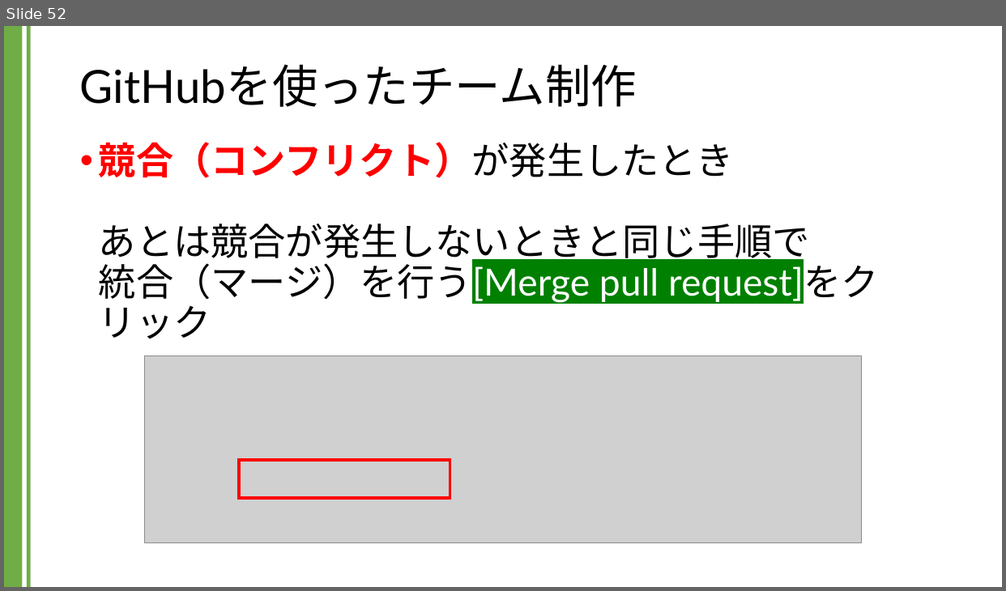
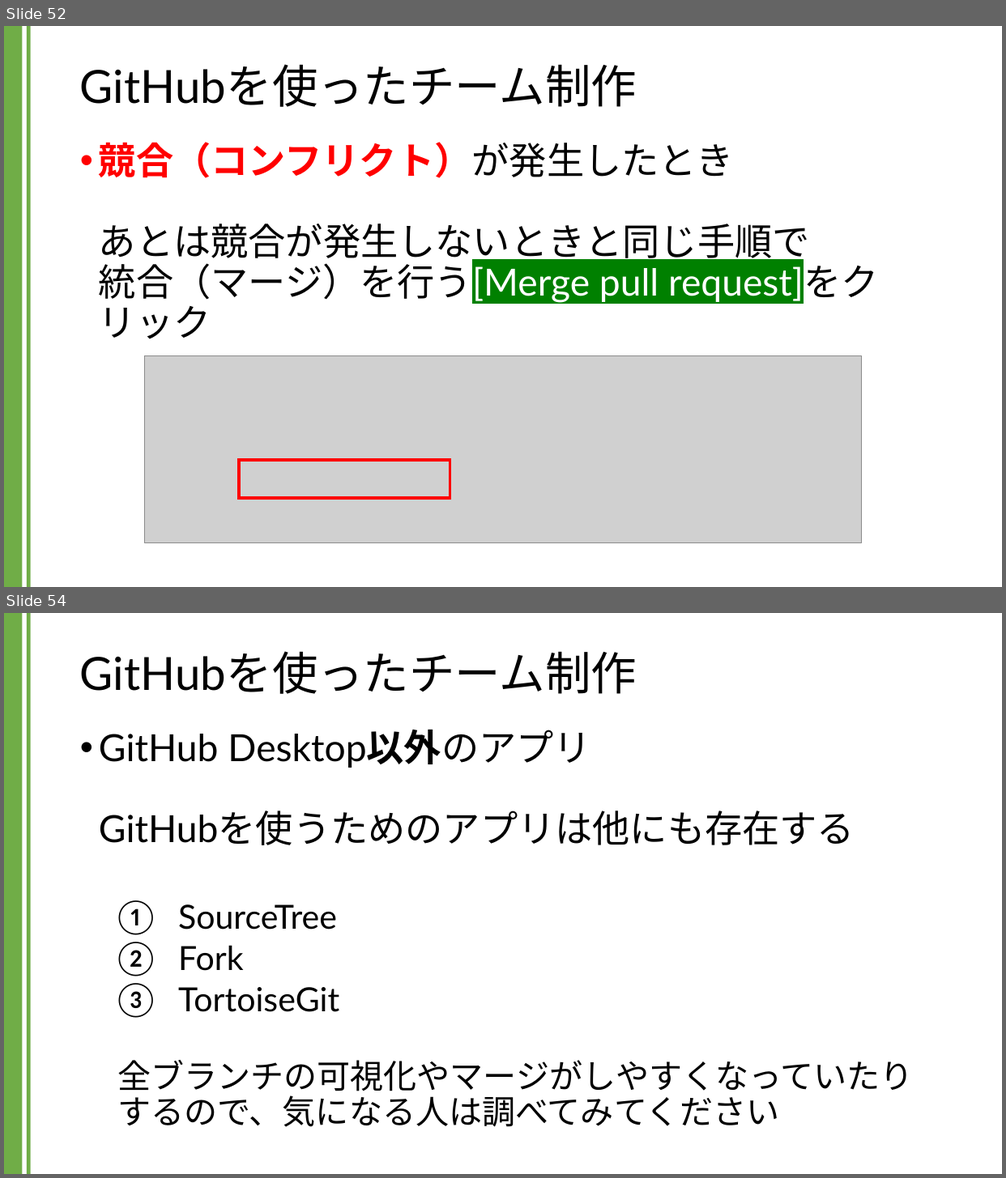
Before and after one commit to kic-murata/cpp2024, a slide deck: 授業資料/GitHubを用いたチーム制作.pptx. Shown one above the other, each under a label of ours: slide 52 before the commit, slides 52 and 54 after it; the slides between them are not shown. The pictures are 1006x591 and 1006x1178 pixels, drawn with LibreOffice and Linux fonts; fonts in the diff are those of the drawing; grey boxes stand for pictures. Boxes give left, top, right and bottom in pixels: in the first picture for what was removed or moved away, otherwise in the second. Text is boxed around its words. In the diff, an @@ line names an element or a change of style, - is before the commit and + after.

```diff
--- a/授業資料/GitHubを用いたチーム制作.pptx
+++ b/授業資料/GitHubを用いたチーム制作.pptx
@@ slide 54 added at bbox=[4, 613, 1002, 1174], background #FFFFFF; not listed: 2 template elements that a slide beside it also shows @@
@@ title added at bbox=[80, 651, 637, 694], 44 pt, text #000000 @@
+GitHubを使ったチーム制作
@@ text added at bbox=[99, 730, 914, 1127], 32 pt, text #000000 @@
+• GitHub Desktop以外のアプリ
+  GitHubを使うためのアプリは他にも存在する
+  1. SourceTree
+  2. Fork
+  3. TortoiseGit
+  全ブランチの可視化やマージがしやすくなっていたりするので、気になる人は調べてみてください
```
Also in this commit, not shown: 1 slide changed, 2 other files.
